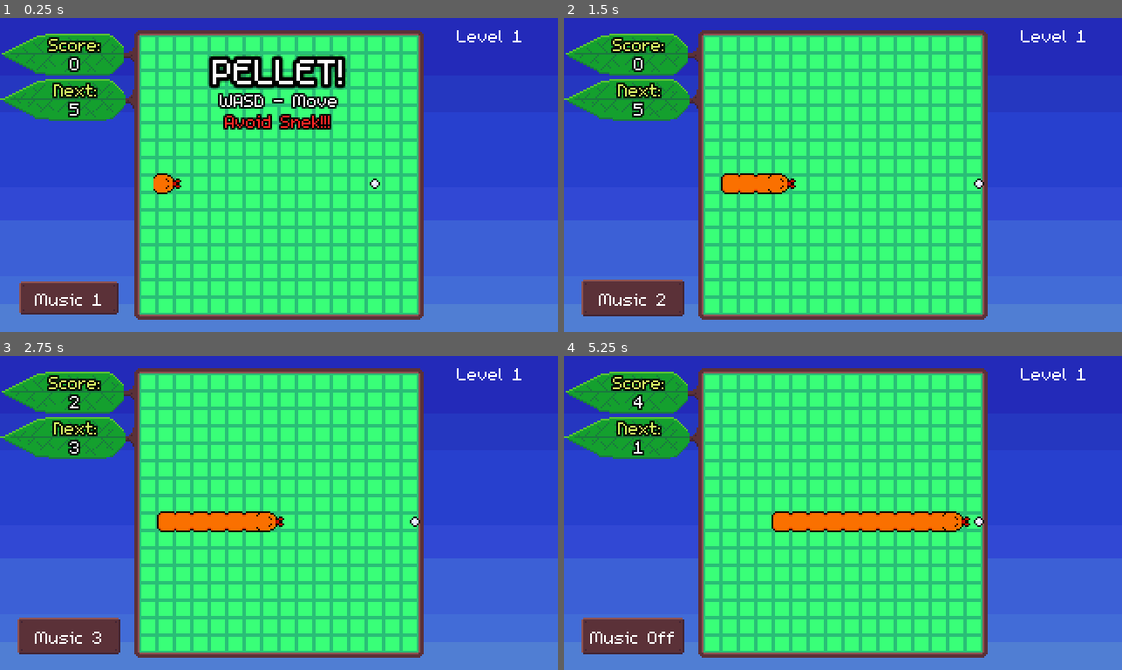
Above: before the commit, frames 1-4 (two rows, left to right).
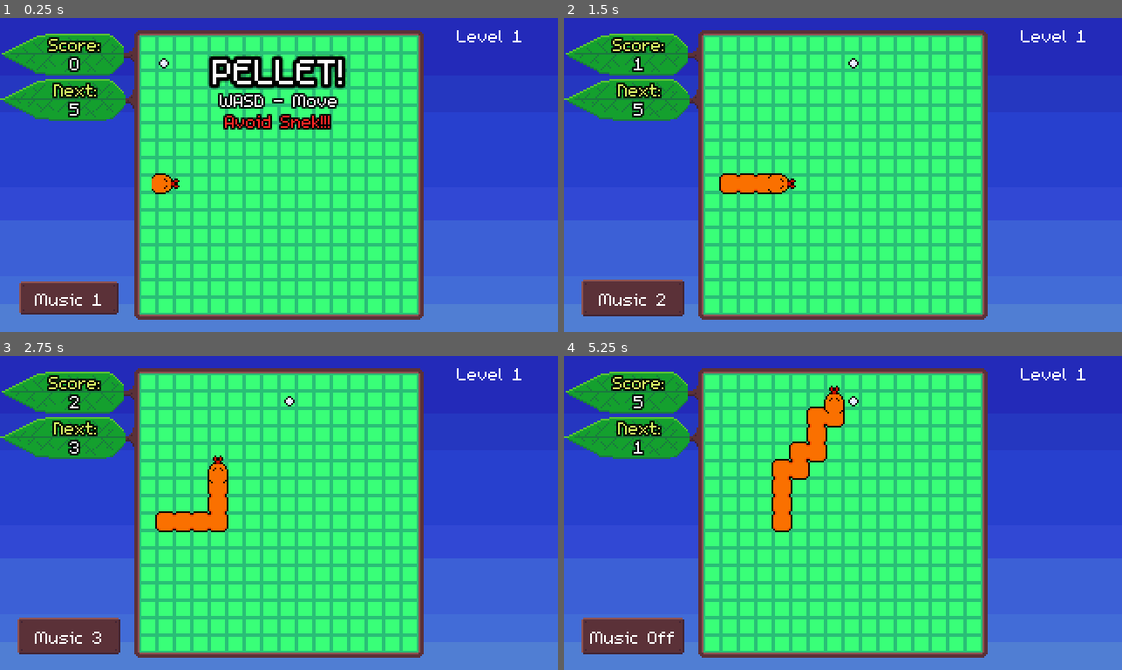
Above: after the commit, the same moments.

Repository: bdunko/Pellet
Game: Godot game, scene res://main.tscn
Two runs of this game, one before a commit and one after it. Both use one fixed random seed, a clock stepped at 60 frames per second and the inputs below.
Inputs:
- Up to frame 1 (0.25 s): no input
- Up to frame 2 (1.5 s): tap Enter at 0.5 s; hold D (right) 0.53-1.25 s; tap U (unlock) at 0.6 s; click "Music 1" at 1.25 s
- Up to frame 3 (2.75 s): click "Music 2" at 2 s
- Up to frame 4 (5.25 s): click "Music 3" at 2.75 s; click "Music 4" at 3.5 s; click "Music 5" at 4.25 s; click "Music 6" at 5 s

The runs differ from the first frame. In frame 1, 0.2% of the frame differs, in the area x 27-69%, y 12-57%; in frame 2, 0.2%; in frame 3, 1.3%; in frame 4, 4.2%, in the area x 12-76%, y 9-57%.

Commit message:
Added animations; fixed that one snake first segment bug

Diff:
--- a/bugs/ant.gd
+++ b/bugs/ant.gd
@@ -49,6 +49,7 @@
 
 func disable():
 	disabled = true
+	$AnimatedSprite2D.stop()
 
 # $HACK$
 func IS_ANT():
--- a/bugs/ant.tscn
+++ b/bugs/ant.tscn
@@ -1,19 +1,43 @@
-[gd_scene load_steps=4 format=3 uid="uid://d14kddjox0lro"]
+[gd_scene load_steps=7 format=3 uid="uid://d14kddjox0lro"]
 
 [ext_resource type="Script" path="res://bugs/ant.gd" id="1_nbgum"]
 [ext_resource type="Texture2D" uid="uid://fdlc5hcwe0xe" path="res://assets/bugs/enemy_ant.png" id="2_e4kcw"]
 
+[sub_resource type="AtlasTexture" id="AtlasTexture_eal3s"]
+atlas = ExtResource("2_e4kcw")
+region = Rect2(0, 0, 12, 16)
+
+[sub_resource type="AtlasTexture" id="AtlasTexture_5usa4"]
+atlas = ExtResource("2_e4kcw")
+region = Rect2(12, 0, 12, 16)
+
+[sub_resource type="SpriteFrames" id="SpriteFrames_o2d50"]
+animations = [{
+"frames": [{
+"duration": 1.0,
+"texture": SubResource("AtlasTexture_eal3s")
+}, {
+"duration": 1.0,
+"texture": SubResource("AtlasTexture_5usa4")
+}],
+"loop": true,
+"name": &"default",
+"speed": 4.0
+}]
+
 [sub_resource type="CapsuleShape2D" id="CapsuleShape2D_mshyp"]
 radius = 3.0
-height = 10.0
+height = 12.0
 
 [node name="Ant" type="CharacterBody2D"]
-collision_layer = 136
+collision_layer = 8
 collision_mask = 130
 script = ExtResource("1_nbgum")
 
-[node name="Sprite2D" type="Sprite2D" parent="."]
-texture = ExtResource("2_e4kcw")
+[node name="AnimatedSprite2D" type="AnimatedSprite2D" parent="."]
+sprite_frames = SubResource("SpriteFrames_o2d50")
+autoplay = "default"
+frame_progress = 0.18577
 
 [node name="CollisionShape2D" type="CollisionShape2D" parent="."]
 shape = SubResource("CapsuleShape2D_mshyp")
--- a/bugs/beetle.gd
+++ b/bugs/beetle.gd
@@ -50,3 +50,4 @@
 
 func disable():
 	disabled = true
+	$AnimatedSprite2D.stop()
--- a/bugs/beetle.tscn
+++ b/bugs/beetle.tscn
@@ -1,7 +1,29 @@
-[gd_scene load_steps=4 format=3]
+[gd_scene load_steps=7 format=3 uid="uid://48fwxm5d24ir"]
 
 [ext_resource type="Script" path="res://bugs/beetle.gd" id="1_pmue3"]
 [ext_resource type="Texture2D" uid="uid://gnsenqayyeir" path="res://assets/bugs/enemy_beetle.png" id="1_q0crj"]
+
+[sub_resource type="AtlasTexture" id="AtlasTexture_i5kqj"]
+atlas = ExtResource("1_q0crj")
+region = Rect2(0, 0, 14, 14)
+
+[sub_resource type="AtlasTexture" id="AtlasTexture_lol5u"]
+atlas = ExtResource("1_q0crj")
+region = Rect2(14, 0, 14, 14)
+
+[sub_resource type="SpriteFrames" id="SpriteFrames_w1b0w"]
+animations = [{
+"frames": [{
+"duration": 1.0,
+"texture": SubResource("AtlasTexture_i5kqj")
+}, {
+"duration": 1.0,
+"texture": SubResource("AtlasTexture_lol5u")
+}],
+"loop": true,
+"name": &"default",
+"speed": 4.0
+}]
 
 [sub_resource type="CircleShape2D" id="CircleShape2D_t758q"]
 radius = 3.0
@@ -11,8 +33,10 @@
 collision_mask = 0
 script = ExtResource("1_pmue3")
 
-[node name="Sprite2D" type="Sprite2D" parent="."]
-texture = ExtResource("1_q0crj")
+[node name="AnimatedSprite2D" type="AnimatedSprite2D" parent="."]
+sprite_frames = SubResource("SpriteFrames_w1b0w")
+autoplay = "default"
+frame_progress = 0.892789
 
 [node name="ShotTimer" type="Timer" parent="."]
 wait_time = 2.0
--- a/bugs/dragonfly.gd
+++ b/bugs/dragonfly.gd
@@ -42,3 +42,4 @@
 
 func disable():
 	disabled = true
+	$AnimatedSprite2D.stop()
--- a/bugs/dragonfly.tscn
+++ b/bugs/dragonfly.tscn
@@ -1,7 +1,29 @@
-[gd_scene load_steps=4 format=3]
+[gd_scene load_steps=7 format=3 uid="uid://dum3l8cakpwjn"]
 
 [ext_resource type="Texture2D" uid="uid://bvetnuxbw1ahl" path="res://assets/bugs/enemy_dragonfly.png" id="1_7saqn"]
 [ext_resource type="Script" path="res://bugs/dragonfly.gd" id="1_ma5yb"]
+
+[sub_resource type="AtlasTexture" id="AtlasTexture_730au"]
+atlas = ExtResource("1_7saqn")
+region = Rect2(0, 0, 16, 16)
+
+[sub_resource type="AtlasTexture" id="AtlasTexture_0mg31"]
+atlas = ExtResource("1_7saqn")
+region = Rect2(16, 0, 16, 16)
+
+[sub_resource type="SpriteFrames" id="SpriteFrames_daovs"]
+animations = [{
+"frames": [{
+"duration": 1.0,
+"texture": SubResource("AtlasTexture_730au")
+}, {
+"duration": 1.0,
+"texture": SubResource("AtlasTexture_0mg31")
+}],
+"loop": true,
+"name": &"default",
+"speed": 4.0
+}]
 
 [sub_resource type="CapsuleShape2D" id="CapsuleShape2D_mshyp"]
 radius = 1.0
@@ -12,8 +34,10 @@
 collision_mask = 42
 script = ExtResource("1_ma5yb")
 
-[node name="Sprite2D" type="Sprite2D" parent="."]
-texture = ExtResource("1_7saqn")
+[node name="AnimatedSprite2D" type="AnimatedSprite2D" parent="."]
+sprite_frames = SubResource("SpriteFrames_daovs")
+autoplay = "default"
+frame_progress = 0.0411977
 
 [node name="CollisionShape2D" type="CollisionShape2D" parent="."]
 position = Vector2(-0.5, 0)
--- a/bugs/hornet.gd
+++ b/bugs/hornet.gd
@@ -35,6 +35,7 @@
 
 func disable():
 	disabled = true
+	$AnimatedSprite2D.stop()
 
 # TERRIBLE $HACK$
 func DONT_COUNT():
--- a/bugs/hornet.tscn
+++ b/bugs/hornet.tscn
@@ -1,7 +1,29 @@
-[gd_scene load_steps=4 format=3]
+[gd_scene load_steps=7 format=3 uid="uid://4u5stt18wha0"]
 
 [ext_resource type="Script" path="res://bugs/hornet.gd" id="1_mjgmh"]
 [ext_resource type="Texture2D" uid="uid://dj6vng1f8ymcl" path="res://assets/bugs/enemy_hornet.png" id="2_v6x3b"]
+
+[sub_resource type="AtlasTexture" id="AtlasTexture_n3s73"]
+atlas = ExtResource("2_v6x3b")
+region = Rect2(0, 0, 16, 15)
+
+[sub_resource type="AtlasTexture" id="AtlasTexture_6rt2b"]
+atlas = ExtResource("2_v6x3b")
+region = Rect2(16, 0, 16, 15)
+
+[sub_resource type="SpriteFrames" id="SpriteFrames_j6avk"]
+animations = [{
+"frames": [{
+"duration": 1.0,
+"texture": SubResource("AtlasTexture_n3s73")
+}, {
+"duration": 1.0,
+"texture": SubResource("AtlasTexture_6rt2b")
+}],
+"loop": true,
+"name": &"default",
+"speed": 4.0
+}]
 
 [sub_resource type="CapsuleShape2D" id="CapsuleShape2D_mshyp"]
 radius = 1.5
@@ -12,8 +34,10 @@
 collision_mask = 0
 script = ExtResource("1_mjgmh")
 
-[node name="Sprite2D" type="Sprite2D" parent="."]
-texture = ExtResource("2_v6x3b")
+[node name="AnimatedSprite2D" type="AnimatedSprite2D" parent="."]
+sprite_frames = SubResource("SpriteFrames_j6avk")
+autoplay = "default"
+frame_progress = 0.416439
 
 [node name="CollisionShape2D" type="CollisionShape2D" parent="."]
 position = Vector2(-0.5, 0)
--- a/bugs/moon.tscn
+++ b/bugs/moon.tscn
@@ -1,4 +1,4 @@
-[gd_scene load_steps=3 format=3]
+[gd_scene load_steps=3 format=3 uid="uid://cto7nemmlt5jv"]
 
 [ext_resource type="Texture2D" uid="uid://bc3644en5rjpo" path="res://assets/moon.png" id="1_o2dt6"]
 [ext_resource type="Script" path="res://bugs/moon.gd" id="1_p5myj"]
--- a/bugs/moth.gd
+++ b/bugs/moth.gd
@@ -64,3 +64,4 @@
 
 func disable():
 	disabled = true
+	$AnimatedSprite2D.stop()
--- a/bugs/moth.tscn
+++ b/bugs/moth.tscn
@@ -1,7 +1,29 @@
-[gd_scene load_steps=4 format=3 uid="uid://crwv15ogq261u"]
+[gd_scene load_steps=7 format=3 uid="uid://crwv15ogq261u"]
 
 [ext_resource type="Script" path="res://bugs/moth.gd" id="1_bresn"]
 [ext_resource type="Texture2D" uid="uid://c6i5gil2rc3c" path="res://assets/bugs/enemy_moth.png" id="2_37cd3"]
+
+[sub_resource type="AtlasTexture" id="AtlasTexture_c8alk"]
+atlas = ExtResource("2_37cd3")
+region = Rect2(0, 0, 13, 14)
+
+[sub_resource type="AtlasTexture" id="AtlasTexture_gmrwy"]
+atlas = ExtResource("2_37cd3")
+region = Rect2(13, 0, 13, 14)
+
+[sub_resource type="SpriteFrames" id="SpriteFrames_4onex"]
+animations = [{
+"frames": [{
+"duration": 1.0,
+"texture": SubResource("AtlasTexture_c8alk")
+}, {
+"duration": 1.0,
+"texture": SubResource("AtlasTexture_gmrwy")
+}],
+"loop": true,
+"name": &"default",
+"speed": 4.0
+}]
 
 [sub_resource type="CapsuleShape2D" id="CapsuleShape2D_mshyp"]
 radius = 2.0
@@ -12,8 +34,10 @@
 collision_mask = 42
 script = ExtResource("1_bresn")
 
-[node name="Sprite2D" type="Sprite2D" parent="."]
-texture = ExtResource("2_37cd3")
+[node name="AnimatedSprite2D" type="AnimatedSprite2D" parent="."]
+sprite_frames = SubResource("SpriteFrames_4onex")
+autoplay = "default"
+frame_progress = 0.735035
 
 [node name="CollisionShape2D" type="CollisionShape2D" parent="."]
 shape = SubResource("CapsuleShape2D_mshyp")
--- a/bugs/spider.gd
+++ b/bugs/spider.gd
@@ -17,7 +17,7 @@
 	modulate.a = lerp(modulate.a, 1.0, 12 * delta)
 
 func disable():
-	pass
+	$AnimatedSprite2D.stop()
 
 # Terrible $HACK$
 func poison():
--- a/bugs/spider.tscn
+++ b/bugs/spider.tscn
@@ -1,7 +1,29 @@
-[gd_scene load_steps=4 format=3 uid="uid://cas4hsckf1wvc"]
+[gd_scene load_steps=7 format=3 uid="uid://cas4hsckf1wvc"]
 
 [ext_resource type="Script" path="res://bugs/spider.gd" id="1_yxtwg"]
 [ext_resource type="Texture2D" uid="uid://2akd0l042x80" path="res://assets/bugs/poison_spider.png" id="2_tqnii"]
+
+[sub_resource type="AtlasTexture" id="AtlasTexture_y8ugr"]
+atlas = ExtResource("2_tqnii")
+region = Rect2(0, 0, 14, 12)
+
+[sub_resource type="AtlasTexture" id="AtlasTexture_4b352"]
+atlas = ExtResource("2_tqnii")
+region = Rect2(14, 0, 14, 12)
+
+[sub_resource type="SpriteFrames" id="SpriteFrames_vuaax"]
+animations = [{
+"frames": [{
+"duration": 1.0,
+"texture": SubResource("AtlasTexture_y8ugr")
+}, {
+"duration": 1.0,
+"texture": SubResource("AtlasTexture_4b352")
+}],
+"loop": true,
+"name": &"default",
+"speed": 4.0
+}]
 
 [sub_resource type="CircleShape2D" id="CircleShape2D_114oi"]
 radius = 4.0
@@ -11,8 +33,10 @@
 collision_mask = 0
 script = ExtResource("1_yxtwg")
 
-[node name="Sprite2D" type="Sprite2D" parent="."]
-texture = ExtResource("2_tqnii")
+[node name="AnimatedSprite2D" type="AnimatedSprite2D" parent="."]
+sprite_frames = SubResource("SpriteFrames_vuaax")
+autoplay = "default"
+frame_progress = 0.970628
 
 [node name="CollisionShape2D" type="CollisionShape2D" parent="."]
 shape = SubResource("CircleShape2D_114oi")
--- a/bullets/bouncing_bullet.tscn
+++ b/bullets/bouncing_bullet.tscn
@@ -36,7 +36,7 @@
 [node name="AnimatedSprite2D" type="AnimatedSprite2D" parent="."]
 sprite_frames = SubResource("SpriteFrames_ec0mc")
 autoplay = "default"
-frame_progress = 0.626317
+frame_progress = 0.588945
 
 [node name="CollisionShape2D" type="CollisionShape2D" parent="."]
 shape = SubResource("CircleShape2D_og5ta")
--- a/default_bus_layout.tres
+++ b/default_bus_layout.tres
@@ -30,7 +30,7 @@
 bus/5/solo = false
 bus/5/mute = true
 bus/5/bypass_fx = false
-bus/5/volume_db = -11.4624
+bus/5/volume_db = -14.6228
 bus/5/send = &"Master"
 bus/6/name = &"Music5"
 bus/6/solo = false
@@ -42,7 +42,7 @@
 bus/7/solo = false
 bus/7/mute = true
 bus/7/bypass_fx = false
-bus/7/volume_db = -11.1453
+bus/7/volume_db = -12.2898
 bus/7/send = &"Master"
 bus/8/name = &"MoonBul"
 bus/8/solo = false
--- a/main.gd
+++ b/main.gd
@@ -118,9 +118,9 @@
 	if level >= 13:
 		enemy_pool.append([MOTH, MOTH_SPAWN])
 
-	if level >= 14:
+	if level >= 13:
 		spawn_boost = 4
-	if level >= 13:
+	if level >= 11:
 		spawn_boost = 3
 	if level >= 9:
 		spawn_boost = 2
@@ -375,7 +375,7 @@
 
 func _update_dead_info():
 	$DeadInfo/Time.text = TIME_FORMAT % int(time_elapsed)
-	$DeadInfo/Score.text = SCORE_FORMAT % score
+	$DeadInfo/Score.text = SCORE_FORMAT % int(score)
 	$DeadInfo/Tip.text = TIP_FORMAT % tips[current_tip]
 	current_tip = Global.increment_wrap(current_tip, len(tips))
 	if max_level != 15 and level >= 15:
@@ -422,7 +422,7 @@
 	$Pellet.enable()
 	state = State.WAITING
 	if score > highscore:
-		highscore = score
+		highscore = int(score)
 		$StartupInfo/HighScore.text = HIGH_SCORE_FORMAT % highscore
 		$StartupInfo/HighScore.visible = true
 	score = 0
@@ -468,13 +468,15 @@
 	var lerp_amt = GRID_COLOR_WEIGHT * delta
 	$Grid.self_modulate = Color(lerp($Grid.self_modulate.r, grid_color.r, lerp_amt), lerp($Grid.self_modulate.g, grid_color.g, lerp_amt), lerp($Grid.self_modulate.b, grid_color.b, lerp_amt))
 
+	score += level * delta
+
 	if state == State.PLAYING:
 		time_elapsed += delta
 		since_second += delta
 		if since_second > 1:
 			since_second -= 1
 			_on_second_passed()
-		$UI/Score.text = str(score)
+		$UI/Score.text = str(int(score))
 
 func _input(_event):
 	if Input.is_action_just_pressed("reset") and state == State.DEAD:
@@ -493,7 +495,6 @@
 			_update_level_graphics()
 
 func _on_second_passed():
-	score += level
 	$UI/Time.text = str(int($UI/Time.text) - 1)
 	if $UI/Time.text == "0":
 		level += 1
--- a/main.tscn
+++ b/main.tscn
@@ -353,7 +353,7 @@
 
 [node name="Pellet" parent="." instance=ExtResource("6_dvu1o")]
 z_index = 1200
-position = Vector2(215, 95)
+position = Vector2(94, 26)
 
 [node name="Bullets" type="Node2D" parent="."]
 z_index = 1500
@@ -364,7 +364,7 @@
 [node name="Snakes" type="Node2D" parent="."]
 
 [node name="Snake" parent="Snakes" instance=ExtResource("7_ertux")]
-position = Vector2(96, 95)
+position = Vector2(95, 95)
 
 [node name="SnakeTimer" type="Timer" parent="."]
 wait_time = 0.36
--- a/snake.gd
+++ b/snake.gd
@@ -151,7 +151,7 @@
 		# fix rotations
 		for i in range(0, segments.size()):
 			var segment = segments[i]
-			if i == segments.size() - 1: # head case
+			if i == segments.size() - 1: # head
 				segment.find_child("Sprite").rotation_degrees = _ROTATION_DEGREES_BY_DIR[_direction_to(segment.position, position)]
 			else:
 				var next_segment = segments[i+1]
Binary file changed: assets/bugs/enemy_ant.png
Binary file changed: assets/bugs/enemy_beetle.png
Binary file changed: assets/bugs/enemy_dragonfly.png
Binary file changed: assets/bugs/enemy_hornet.png
Binary file changed: assets/bugs/enemy_moth.png
Binary file changed: assets/bugs/poison_spider.png
